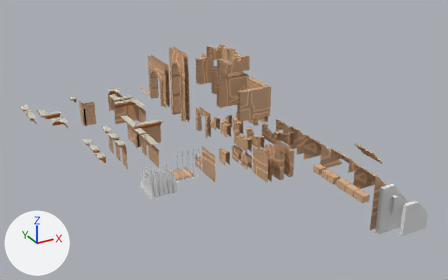
Renders of the FBX model Assets/Art/Environment/Modules/Models/ModularPacks/Walls.fbx from each side of a commit.
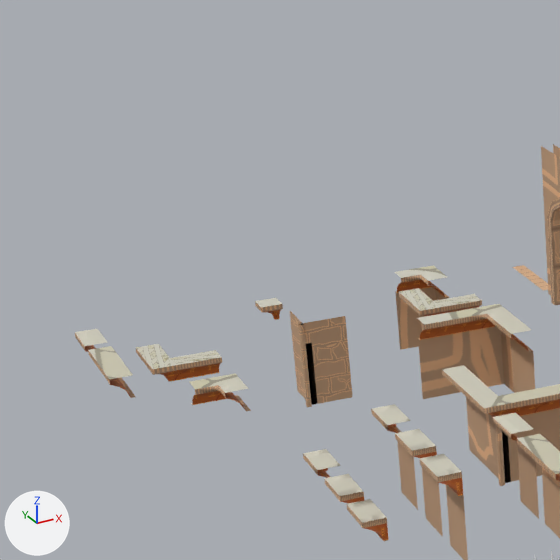
The first picture shows the older version from a 50 mm camera at (-20.0, -20.7, 20.2) aimed at (0.8, 17.0, 1.3). The close-ups show the older and then the newer version on the part from 0% to 34% of the width and 5% to 60% of the height of that picture. Only the edits that show in the close-ups are written down. The lights are fixed; the arrows at lower left show +X, +Y and +Z.

In view in the first close-up: 'Door.002', 'OpenWall1x1.003', 'OpenWall1x1.005', 'OpenWall1x1.006', 'OpenWall1x1.007', 'OpenWall2x2.008', 'OpenWall2x2.009', 'OpenWall2x2.010', 'OpenWall2x2.011', 'OpenWall2x2.014', 'OpenWall2x2.016', 'OpenWall2x2.018' and 8 more.
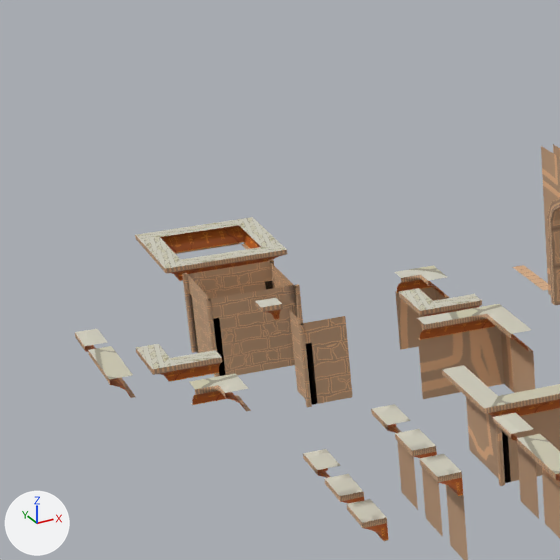
Changed parts and their boxes (x1, y1, x2, y2) in the close-ups (560 x 560 px):
'OpenWall2x2.021', added (brown): after (182, 259, 303, 377)
'OpenWall2x2.022', added: after (135, 217, 287, 281)
    faces in mat_trimsheet (picture img_egypttrimsheet_basecolor_png_001): (135, 225, 287, 281)
    faces in mat_floor1 (picture img_bandages_basecolor_png): (136, 217, 287, 269)

The edits, one by one:
Mesh me_mesh_052 is new.
It has 360 vertices, 328 faces and spans x -1.5..1.5, y -1.5..1.5, z -0.34..0.16.
Faces by material slot: [24, 240, 64].
It uses material mat_brickwall (picture img_bricks_basecolor_png).
It uses material mat_trimsheet (picture img_egypttrimsheet_basecolor_png_001).
It uses material mat_floor1 (picture img_bandages_basecolor_png).
Mesh me_mesh_048 is new.
It has 308 vertices, 288 faces and spans x -1.1..1.1, y -1.1..1.1, z -1.0..1.0.
It uses material mat_brickwall (picture img_bricks_basecolor_png).
Object 'OpenWall2x2.022' (ob_openwall2x2_022) is new; it shows me_mesh_052.
Its location is (-7.17, 34.12, 2.12).
Object 'OpenWall2x2.021' (ob_openwall2x2_021) is new; it shows me_mesh_048.
Its location is (-7.3, 30.96, 1.28).
